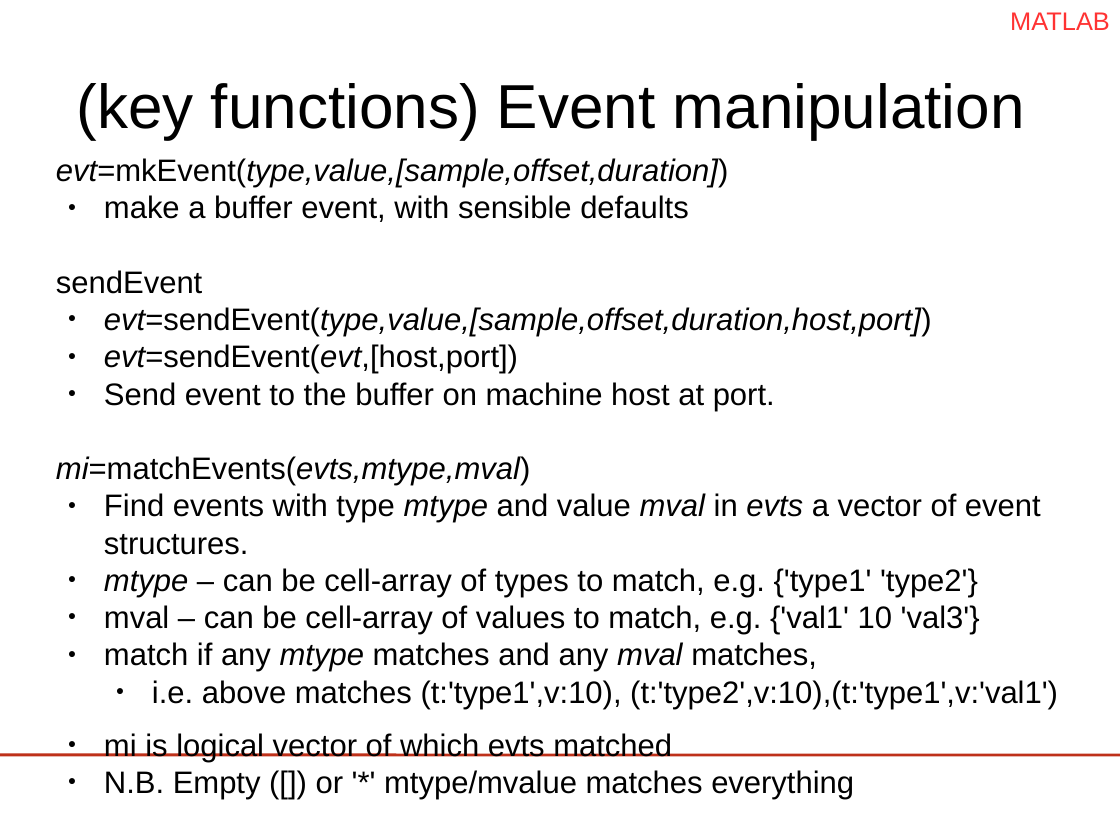
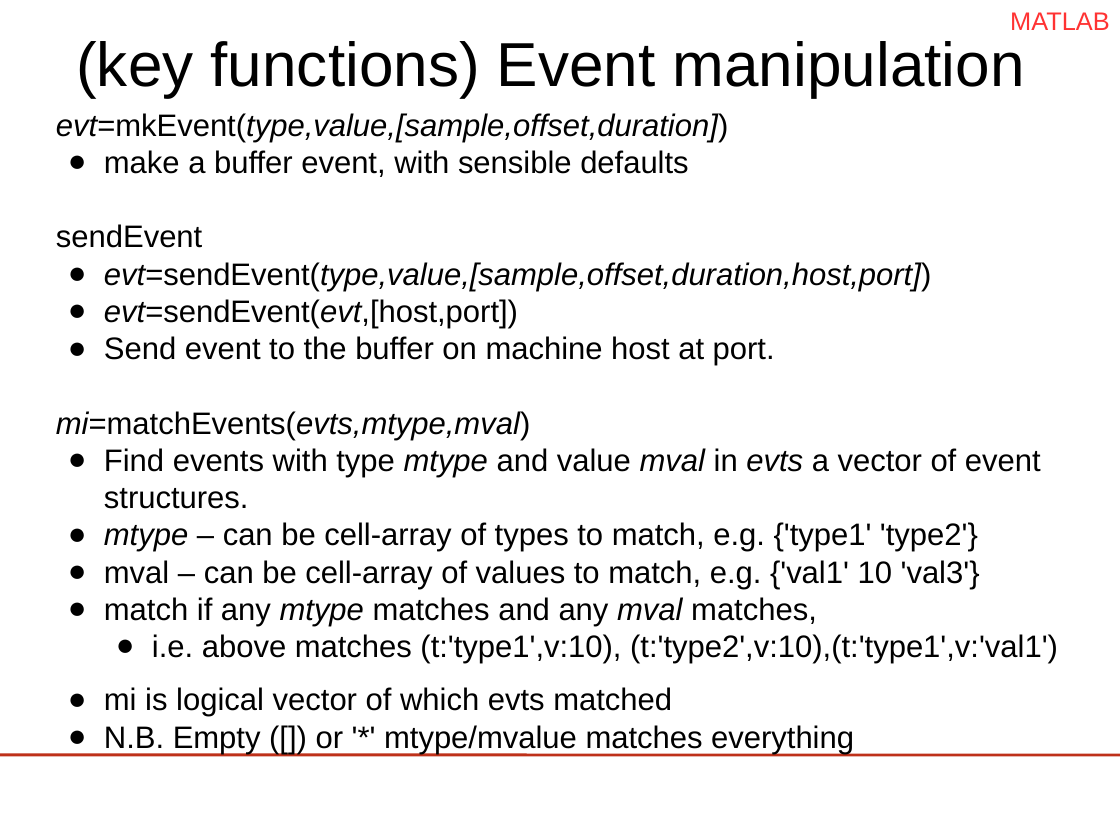
Before and after one commit to jadref/buffer_bci, a slide deck: slide 30 of tutorial/lect3-helloworld/HelloWorld_ERPViewer.odp. Drawn at 1120x840 pixels with LibreOffice and Linux fonts; fonts in the diff are those of the drawing; background and template pictures are left out. Boxes give left, top, right and bottom in pixels: in the first picture for what was removed or moved away, otherwise in the second. Text is boxed around its words. In the diff, an @@ line names an element or a change of style, - is before the commit and + after.

```diff
--- a/tutorial/lect3-helloworld/HelloWorld_ERPViewer.odp
+++ b/tutorial/lect3-helloworld/HelloWorld_ERPViewer.odp
@@ text "(key functions) Event manipulation": place and size @@
-text "(key functions) Event manipulation" at (76,83,1025,139)
+text "(key functions) Event manipulation" at (76,41,1025,97)
@@ text "evt=mkEvent(type,value,[sample,offset,duration])": place and size @@
-text "evt=mkEvent(type,value,[sample,offset,duration])" at (56,158,1058,762)
+text "evt=mkEvent(type,value,[sample,offset,duration])" at (56,113,1058,717)
@@ text "evt=mkEvent(type,value,[sample,offset,duration])" at (56,113,1058,717): less space between paragraphs; more space between paragraphs @@
```
Also in this commit, not shown: 40 other slides changed, 4 slides added, 6 other files.
